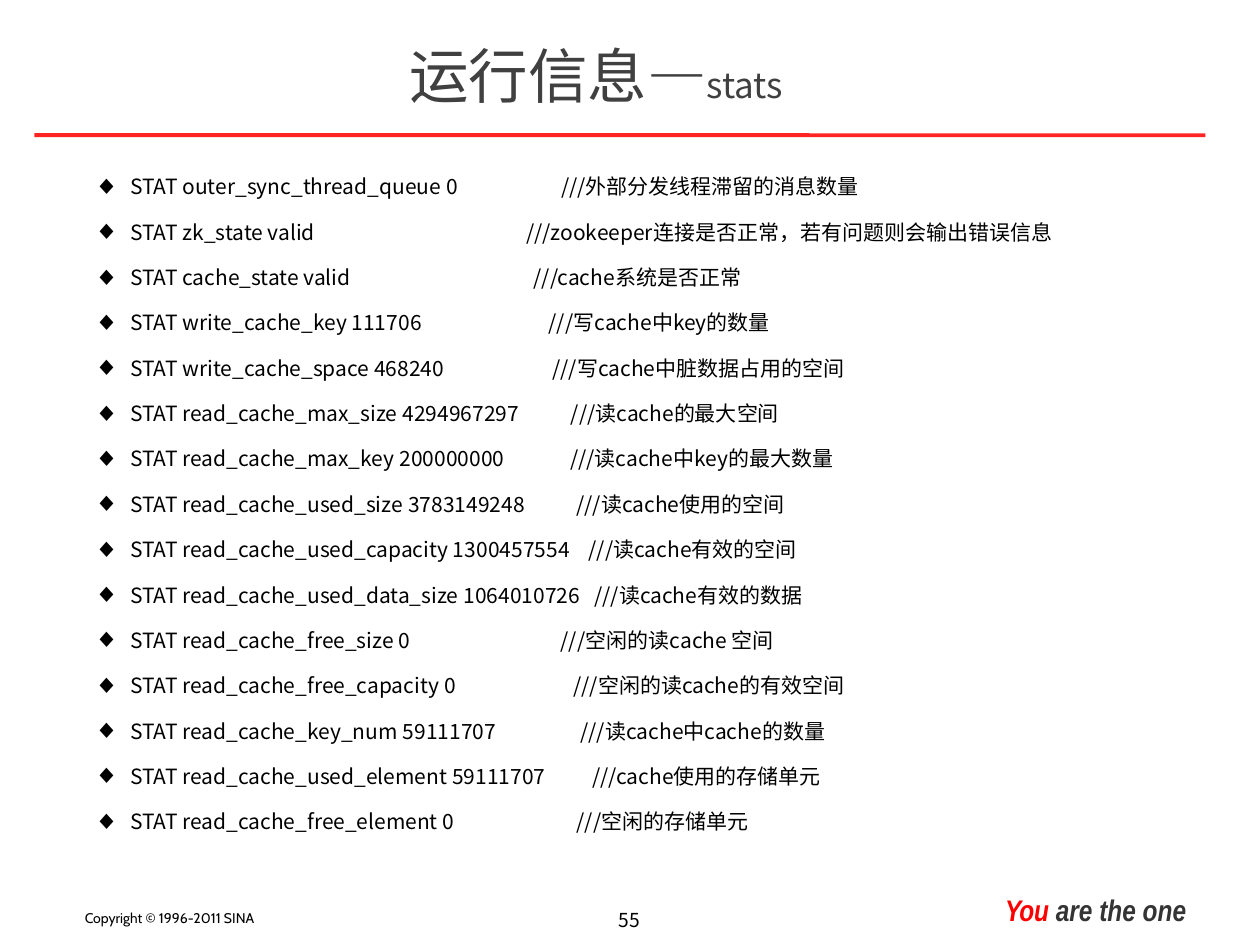
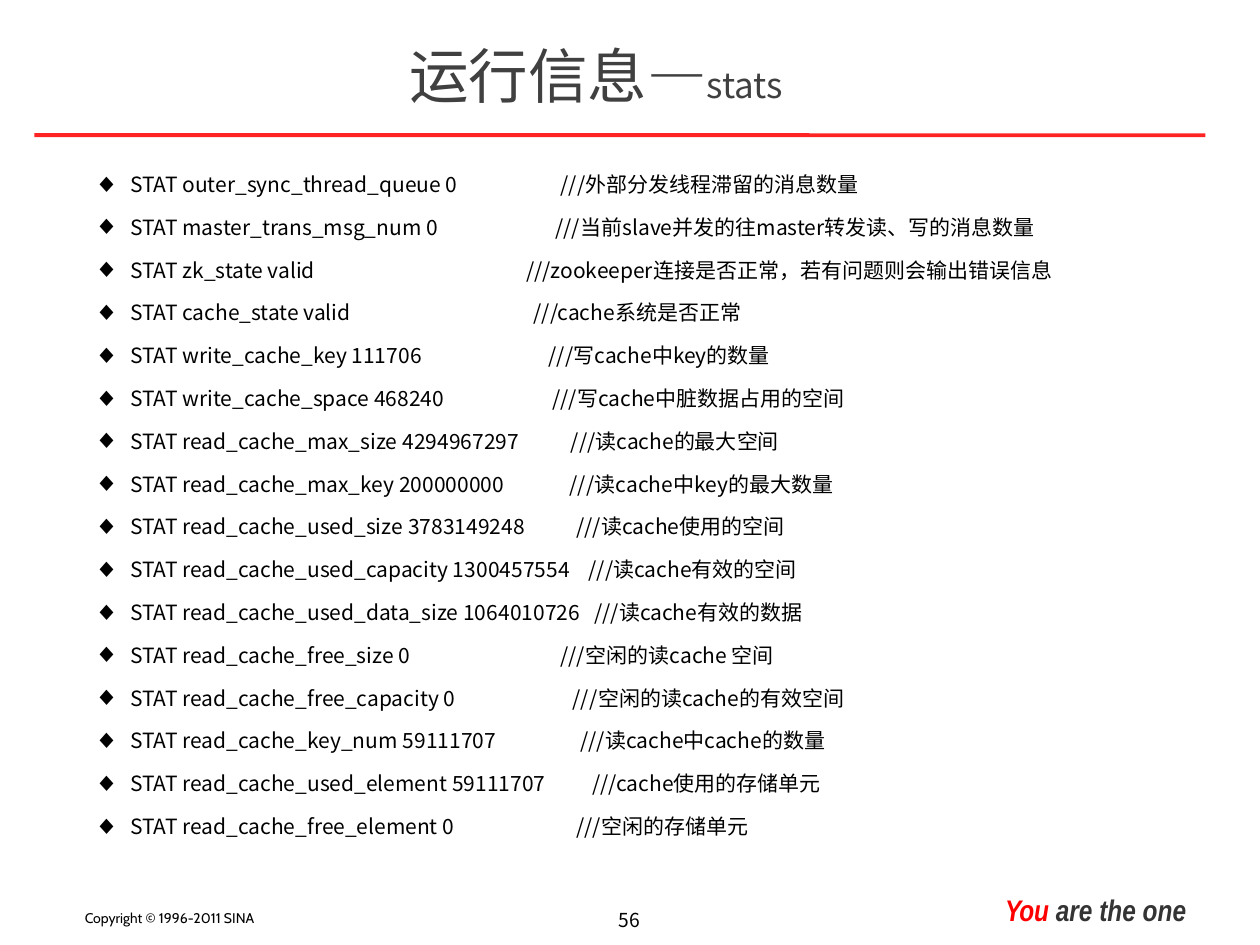
Before and after one commit to mbsky/cwx-kv, a slide deck: slide 56 of unistor/doc/unistor_introduce.ppt (slide 55 before the commit). Drawn at 1260x945 pixels with LibreOffice and Linux fonts; fonts in the diff are those of the drawing; background and template pictures are left out. Boxes give left, top, right and bottom in pixels: in the first picture for what was removed or moved away, otherwise in the second. Text is boxed around its words. In the diff, an @@ line names an element or a change of style, - is before the commit and + after.

```diff
--- a/unistor/doc/unistor_introduce.ppt
+++ b/unistor/doc/unistor_introduce.ppt
@@ text at [130, 174, 1053, 838]: line spacing 1.8 to 1.7 @@
@@ text at [130, 217, 1034, 240]: paragraph added @@
+    ◆ STAT master_trans_msg_num 0 ///当前slave并发的往master转发读、写的消息数量
@@ page number at [618, 912, 639, 928]: text changed @@
-55
+56
```
Also in this commit, not shown: 8 other slides changed, 1 slide added, 2 other files.
